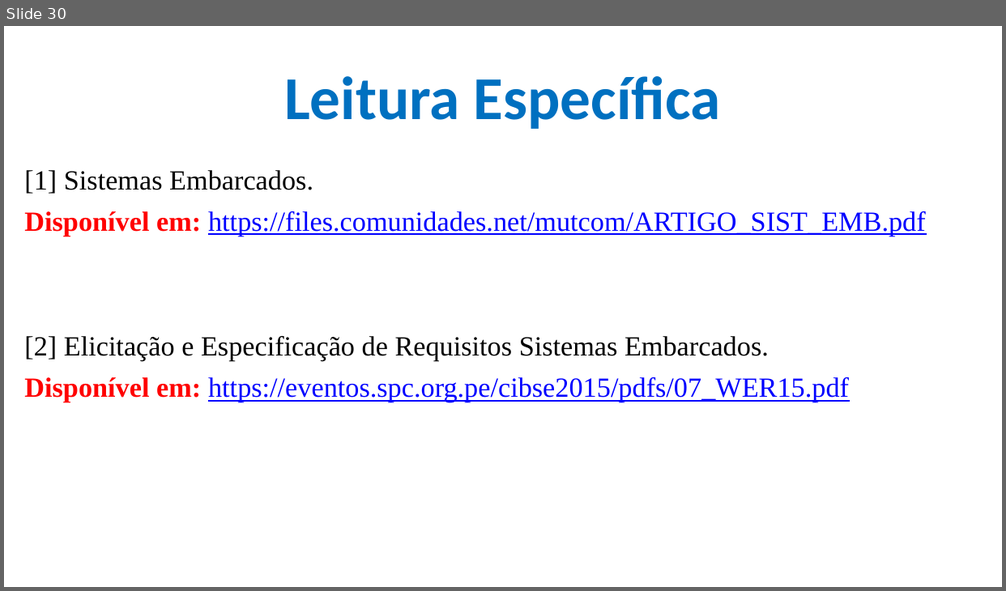
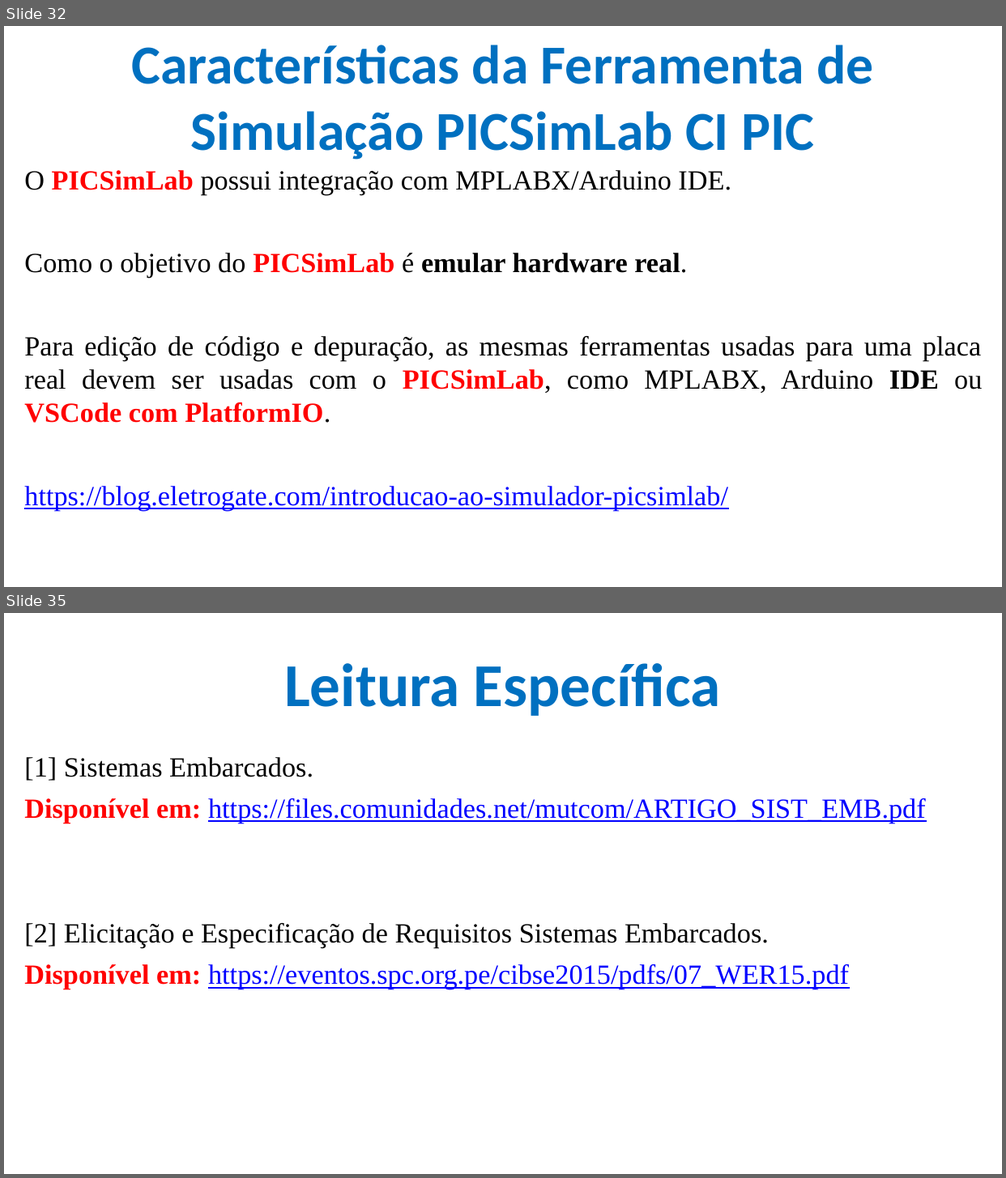
Before and after one commit to CloudEducationBrazil/WydenArea1ProgramacaoMicrocontroladores, a slide deck: 01 Classes/Aula 02 - Programação Microcontroladores.pptx. Shown one above the other, each under a label of ours: slide 30 before the commit, slides 32 and 35 after it; the slides between them are not shown. The pictures are 1006x591 and 1006x1178 pixels, drawn with LibreOffice and Linux fonts; fonts in the diff are those of the drawing; background and template pictures are left out. Boxes give left, top, right and bottom in pixels: in the first picture for what was removed or moved away, otherwise in the second. Text is boxed around its words. In the diff, an @@ line names an element or a change of style, - is before the commit and + after.

```diff
--- a/01 Classes/Aula 02 - Programação Microcontroladores.pptx
+++ b/01 Classes/Aula 02 - Programação Microcontroladores.pptx
@@ slide 32 added at <box>4,26,1002,587</box>, background picture (left out) @@
@@ title added at <box>131,45,874,160</box>, 39.6 pt, text #0070C0, bold @@
+Características da Ferramenta de Simulação PICSimLab CI PIC
@@ text added at <box>24,170,982,511</box>, 20 pt, text #000000 @@
+O PICSimLab possui integração com MPLABX/Arduino IDE.
+Como o objetivo do PICSimLab é emular hardware real.
+Para edição de código e depuração, as mesmas ferramentas usadas para uma placa real devem ser usadas com o PICSimLab, como MPLABX, Arduino IDE ou VSCode com PlatformIO.
+https://blog.eletrogate.com/introducao-ao-simulador-picsimlab/
@@ what was slide 30 is now slide 35 @@
```
Also in this commit, not shown: 1 slide changed, 4 other slides added.
